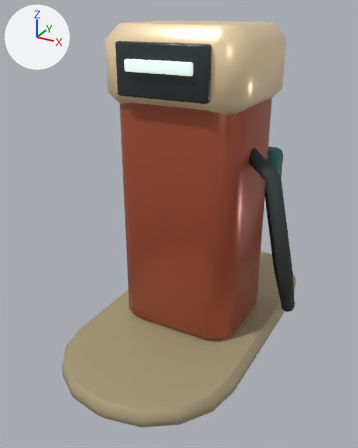
A saved change to the glTF model assets/models/desert/pump.glb.
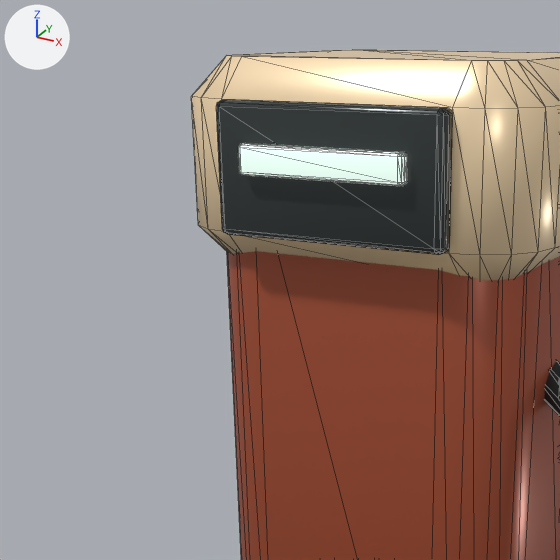
Each version appears first whole from a 50 mm camera at (1.06, -2.1, 1.6) aimed at (-0.02, -0.13, 0.61), and next in a close-up on the part from 8% to 71% of the width and 0% to 51% of the height. The axes (+X, +Y, +Z) are drawn at upper left. The lights are the same throughout. The older version's two pictures come first. The close-ups show mesh edges as thin lines. Vertices at exactly the same position are counted once.

Names of what the first close-up shows: 'Pump'.
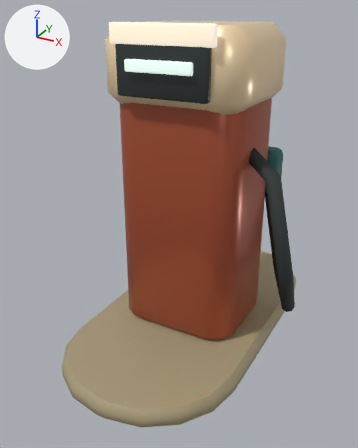
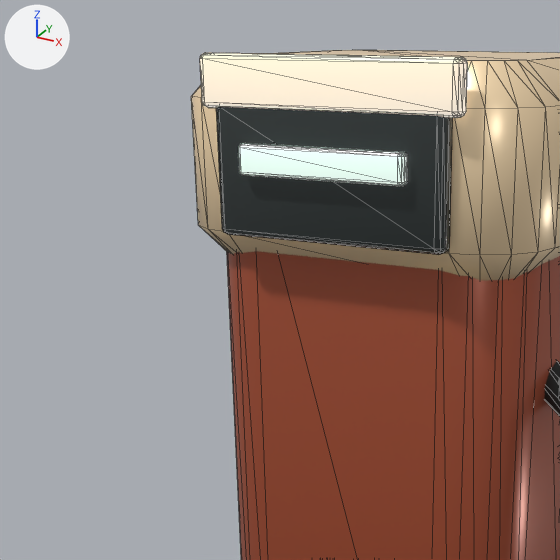
The change, as a list of edits to the scene's bpy script:
```text
Add mat_metal:
    mat_metal = bpy.data.materials.new('Metal')
    mat_metal.use_nodes = True; mat_metal.node_tree.nodes.clear()
    _N = mat_metal.node_tree.nodes; _L = mat_metal.node_tree.links
    n0 = _N.new('ShaderNodeBsdfPrincipled'); n0.name = 'Principled BSDF'
    n0.inputs[1].default_value = 0.63  # 'Metallic'
    n0.inputs[2].default_value = 0.34  # 'Roughness'
    n1 = _N.new('ShaderNodeOutputMaterial'); n1.name = 'Material Output'
    n2 = _N.new('ShaderNodeVertexColor'); n2.name = 'Color Attribute'
    _L.new(n0.outputs[0], n1.inputs[0])  # 'BSDF' to 'Surface'
    _L.new(n2.outputs[0], n0.inputs[0])  # 'Color' to 'Base Color'
Change me_pump:
    used by ob_pump; location = (0.0, 0.0, 0.0)
    remove me_pump.from_pydata(...)  # 504 vertices, 980 faces; spans x -0.44..0.57, y -0.86..0.86, z -0.01..1.53
    add me_pump.from_pydata(...)  # 592 vertices, 1148 faces; spans x -0.44..0.57, y -0.86..0.86, z -0.01..1.54
    me_pump part 1: the loose piece of 72 vertices spanning x -0.22..0.22, y -0.33..-0.29, z 1.25..1.47 is copied, and the copy is scaled about its middle by (1.13, 0.878, 0.366), then moved by (0.0, -0.01, 0.14), in mat_light; it spans x -0.24..0.24, y -0.34..-0.3, z 1.46..1.54
    other edits to the shape of me_pump do not show in these pictures
    add me_pump.materials.append(mat_metal)
```

Pixel boxes [x1, y1, x2, y2] of what changed, in the close-ups (560 x 560 px):
part 1 of me_pump, added: after [200, 53, 468, 118]
